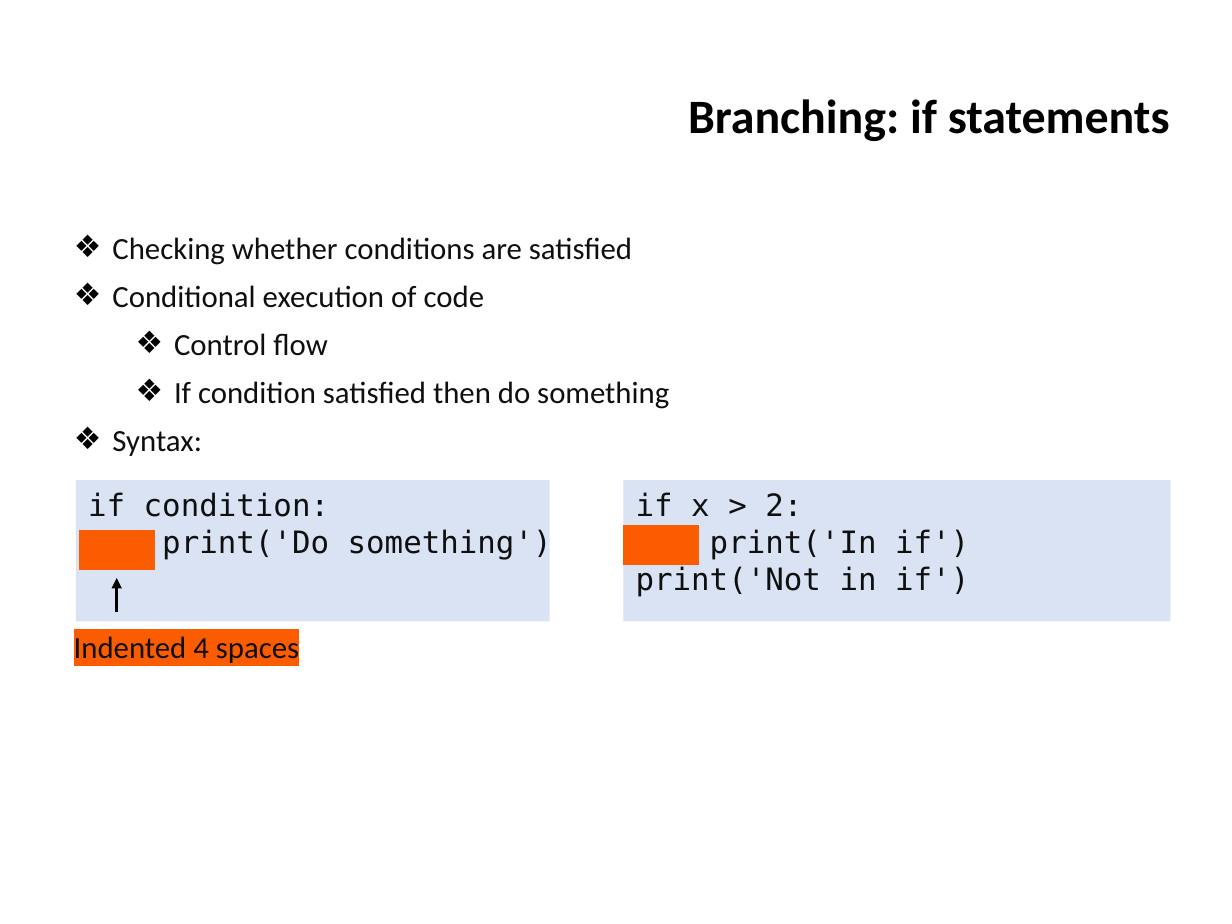
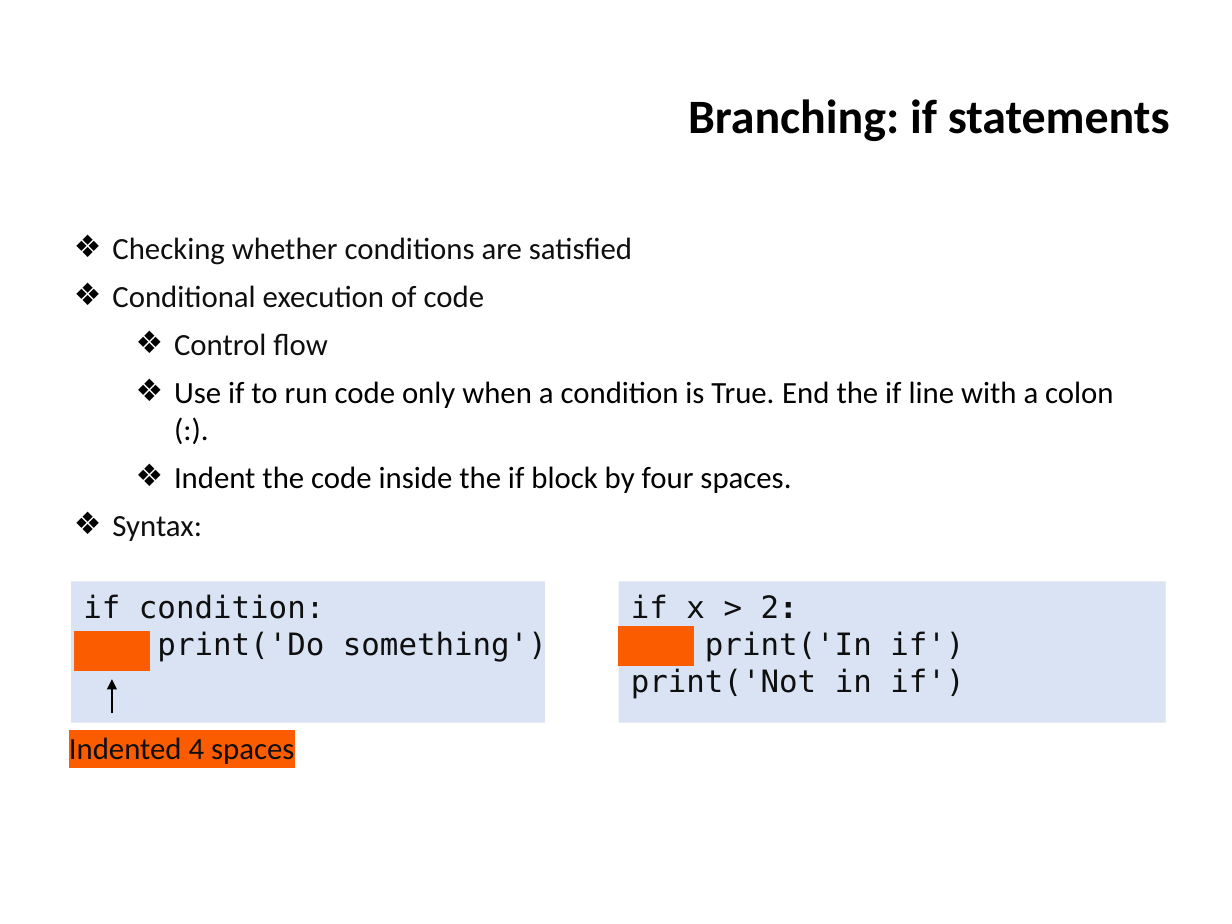
Before and after one commit to ifromm/fcsp, a slide deck: slide 34 of Slides/unit_4_prog_1.pptx (slide 82 before the commit). Drawn at 1232x924 pixels with LibreOffice and Linux fonts; fonts in the diff are those of the drawing; background and template pictures are left out. Boxes give left, top, right and bottom in pixels: in the first picture for what was removed or moved away, otherwise in the second. Text is boxed around its words. In the diff, an @@ line names an element or a change of style, - is before the commit and + after.

```diff
--- a/Slides/unit_4_prog_1.pptx
+++ b/Slides/unit_4_prog_1.pptx
@@ text at box(174, 381, 1113, 493): text changed; text colour #0F0F0F to #000000 @@
-  ❖ If condition satisfied then do something
+  ❖ Use if to run code only when a condition is True. End the if line with a colon (:).
+  ❖ Indent the code inside the if block by four spaces.
@@ text in rectangle at box(631, 594, 964, 662): bold on in "2:" @@
@@ 4 rectangles, 1 text, 1 freeform shape: place and size @@
-4 rectangles, 1 text, 1 freeform shape at box(74, 480, 1170, 663)
+4 rectangles, 1 text, 1 freeform shape at box(69, 582, 1165, 764)
```
Also in this commit, not shown: 24 other slides changed, 49 slides removed.
